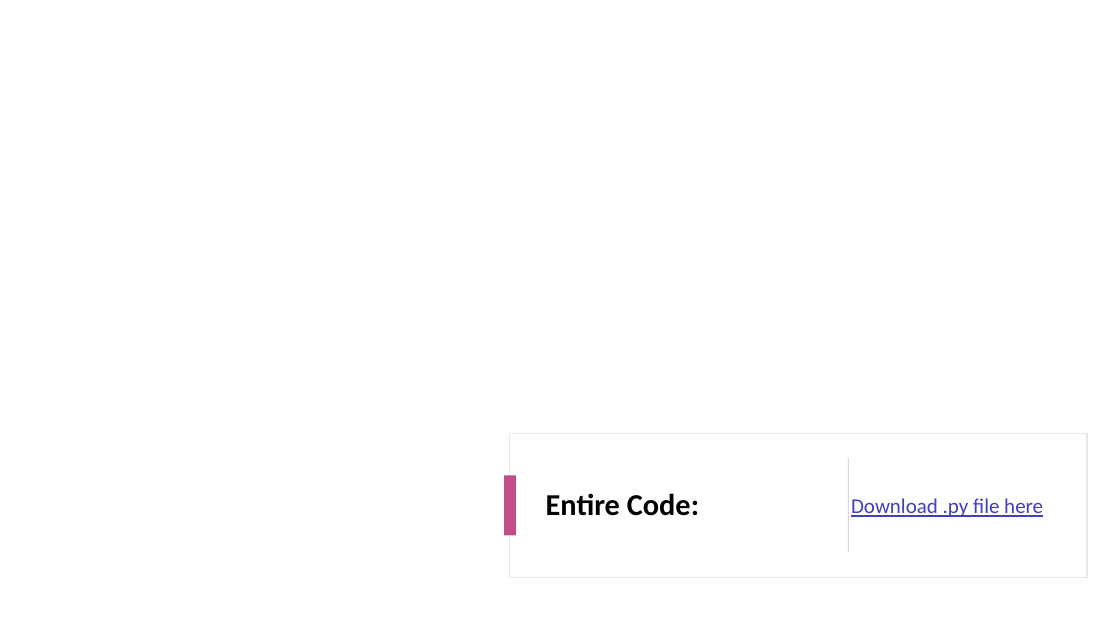
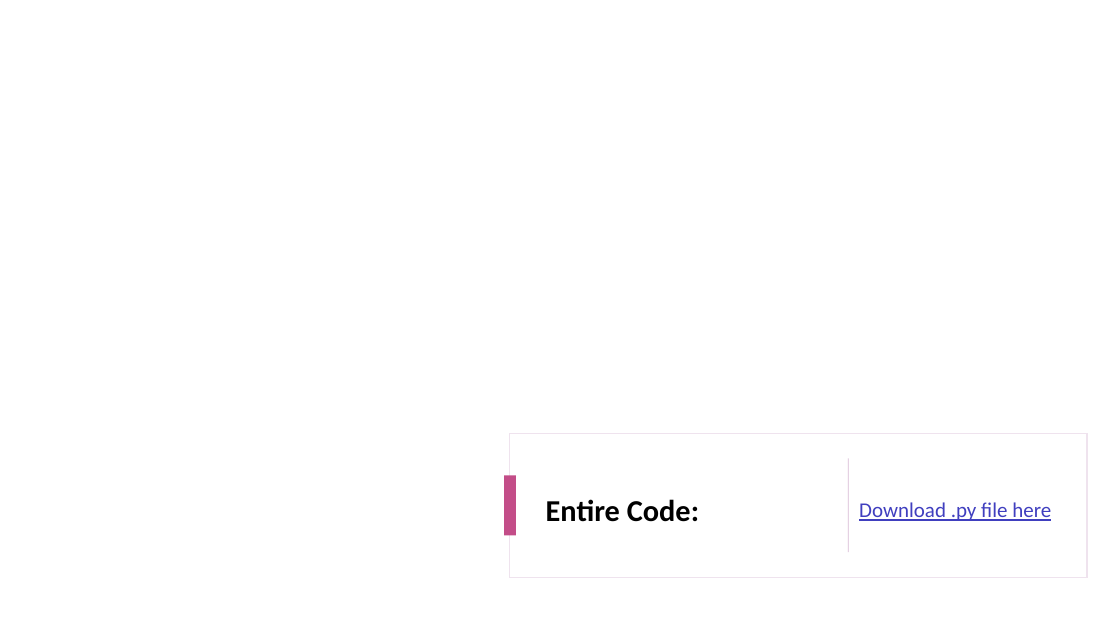
Before and after one commit to Xeovo/Student-List-ISP-Python, a slide deck: slide 8 of Computer science presentation.pptx (slide 9 before the commit). Drawn at 1120x630 pixels with LibreOffice and Linux fonts; fonts in the diff are those of the drawing; background and template pictures are left out. Boxes give left, top, right and bottom in pixels: in the first picture for what was removed or moved away, otherwise in the second. Text is boxed around its words. In the diff, an @@ line names an element or a change of style, - is before the commit and + after.

```diff
--- a/Computer science presentation.pptx
+++ b/Computer science presentation.pptx
@@ title "Entire Code:": place and size @@
-title "Entire Code:" at (546,493,699,516)
+title "Entire Code:" at (546,499,699,522)
@@ text "Download .py file here": place and size @@
-text "Download .py file here" at (851,498,1043,517)
+text "Download .py file here" at (859,502,1051,521)
```
Also in this commit, not shown: 2 other slides changed, 1 other file.
